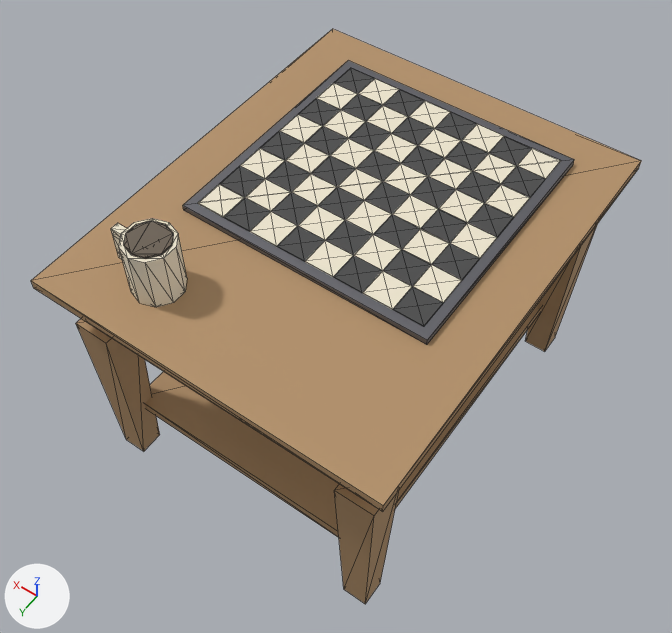
The glTF model assets/models/props/coffee_table.glb, before and after one commit.
The view is the same before and after, from a camera (50 mm lens) standing at (-0.411, 0.607, 1.097) and looking at (0.002, 0.029, 0.188). The axes (+X, +Y, +Z) are drawn at lower left. The lights are the same throughout. The older version comes first. Mesh edges are drawn as thin lines. Vertices at exactly the same position are counted once.

The first picture shows 'CoffeeTable'.
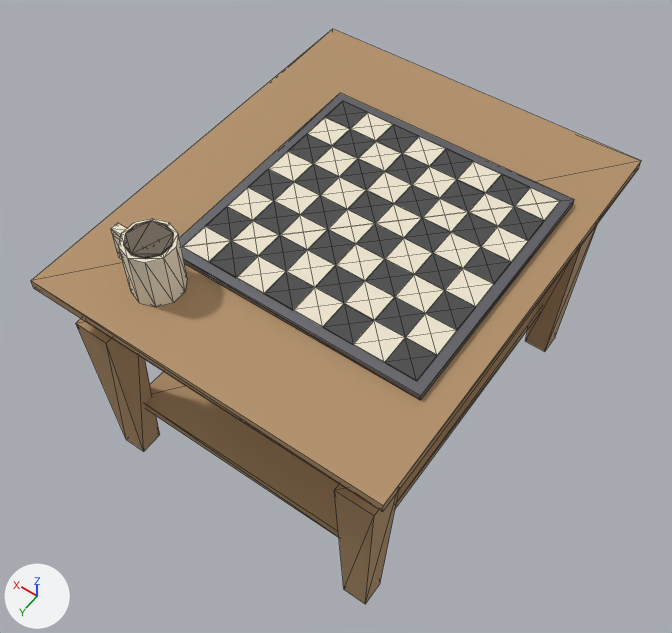
Edits to the scene script, one JSON object a line:
```json
{"block": "me_coffeetable", "where": "# used by ob_coffeetable; location = (0.0, 0.0, 0.0)"}
{"op": "remove", "block": "me_coffeetable", "code": "me_coffeetable.from_pydata(...)  # 408 vertices, 1008 faces; spans x -0.225..0.225, y -0.275..0.275, z 0.0..0.412"}
{"op": "add", "block": "me_coffeetable", "code": "me_coffeetable.from_pydata(...)  # 474 vertices, 1008 faces; spans x -0.225..0.225, y -0.275..0.275, z 0.0..0.412"}
{"block": "me_coffeetable", "change": "me_coffeetable part 1: the loose piece of 8 vertices spanning x -0.15..-0.112, y -0.06..-0.022, z 0.348..0.349 is moved by (-0.03, -0.09, 0.0)"}
{"block": "me_coffeetable", "change": "me_coffeetable part 2: the loose piece of 8 vertices spanning x -0.15..-0.112, y -0.023..0.015, z 0.348..0.349 is moved by (0.007, 0.135, 0.0), in mat_cream (pale yellow #efe6d0)"}
{"block": "me_coffeetable", "change": "me_coffeetable part 3: the loose piece of 8 vertices spanning x 0.112..0.15, y -0.06..-0.022, z 0.348..0.349 is moved by (-0.142, -0.09, 0.0), in mat_cream (pale yellow #efe6d0)"}
{"block": "me_coffeetable", "change": "me_coffeetable part 4: the loose piece of 8 vertices spanning x 0.112..0.15, y -0.023..0.015, z 0.348..0.349 is moved by (-0.105, 0.135, 0.0)"}
{"block": "me_coffeetable", "change": "me_coffeetable part 5: a new loose piece, a box spanning x 0.045..0.0825, y -0.15..-0.1125, z 0.348..0.349, in mat_cream (pale yellow #efe6d0)"}
{"block": "me_coffeetable", "change": "me_coffeetable part 6: a new loose piece, a box spanning x 0.0825..0.12, y 0.1125..0.15, z 0.348..0.349, in mat_cream (pale yellow #efe6d0)"}
{"block": "me_coffeetable", "change": "me_coffeetable part 7: the loose piece of 8 vertices spanning x -0.162..0.162, y -0.222..0.102, z 0.34..0.348 is moved by (-0.03, 0.06, 0.0)"}
{"block": "me_coffeetable", "change": "me_coffeetable part 8: a new loose piece, a box spanning x -0.18..-0.1425, y 0.1125..0.15, z 0.348..0.349, in mat_dartblack (dark grey #4b4b4b)"}
{"block": "me_coffeetable", "change": "me_coffeetable part 9: a new loose piece, a box spanning x -0.1425..-0.105, y -0.15..-0.1125, z 0.348..0.349, in mat_dartblack (dark grey #4b4b4b)"}
{"block": "me_coffeetable", "change": "me_coffeetable part 10: a new loose piece, a box spanning x -0.03..0.0075, y 0.1125..0.15, z 0.348..0.349, in mat_dartblack (dark grey #4b4b4b)"}
{"block": "me_coffeetable", "change": "me_coffeetable part 11: a new loose piece, a box spanning x 0.0075..0.045, y -0.15..-0.1125, z 0.348..0.349, in mat_dartblack (dark grey #4b4b4b)"}
{"block": "me_coffeetable", "change": "me_coffeetable part 12: a new loose piece, a box spanning x 0.045..0.0825, y 0.1125..0.15, z 0.348..0.349, in mat_dartblack (dark grey #4b4b4b)"}
{"block": "me_coffeetable", "change": "me_coffeetable part 13: a new loose piece, a box spanning x 0.0825..0.12, y -0.15..-0.1125, z 0.348..0.349, in mat_dartblack (dark grey #4b4b4b)"}
{"block": "me_coffeetable", "change": "me_coffeetable part 14: the loose piece of 20 vertices spanning x 0.112..0.15, y -0.21..-0.06, z 0.348..0.349 is deleted"}
{"block": "me_coffeetable", "change": "me_coffeetable part 15: 212 vertices removed from x -0.15..0.15, y -0.21..0.09, z 0.348..0.349; 234 vertices added at x -0.18..0.12, y -0.15..0.15, z 0.348..0.349"}
```

Where the change shows, as pixel boxes [x1, y1, x2, y2] in the pictures (672 x 633 px; the box of a moved part takes in the faces that stretch with it):
```json
{"part": 1, "of": "me_coffeetable", "change": "moved or reshaped", "before": [450, 223, 497, 258], "after": [515, 187, 560, 221]}
{"part": 2, "of": "me_coffeetable", "change": "moved or reshaped", "before": [432, 244, 480, 280], "after": [353, 320, 405, 363]}
{"part": 3, "of": "me_coffeetable", "change": "moved or reshaped", "before": [260, 131, 304, 160], "after": [402, 136, 446, 166]}
{"part": 4, "of": "me_coffeetable", "change": "moved or reshaped", "before": [240, 148, 285, 178], "after": [236, 256, 286, 294]}
{"part": 5, "of": "me_coffeetable", "change": "added", "after": [351, 113, 393, 141], "on screen": "pale yellow"}
{"part": 6, "of": "me_coffeetable", "change": "added", "after": [183, 226, 231, 262], "on screen": "pale yellow"}
{"part": 7, "of": "me_coffeetable", "change": "moved or reshaped", "before": [183, 60, 574, 345], "after": [179, 93, 574, 400]}
{"part": 8, "of": "me_coffeetable", "change": "added", "after": [385, 337, 437, 381]}
{"part": 9, "of": "me_coffeetable", "change": "added", "after": [486, 174, 530, 206]}
{"part": 10, "of": "me_coffeetable", "change": "added", "after": [264, 271, 314, 310]}
{"part": 11, "of": "me_coffeetable", "change": "added", "after": [376, 124, 419, 153]}
{"part": 12, "of": "me_coffeetable", "change": "added", "after": [209, 241, 258, 278]}
{"part": 13, "of": "me_coffeetable", "change": "added", "after": [326, 101, 368, 129]}
{"part": 14, "of": "me_coffeetable", "change": "deleted", "before": [280, 68, 375, 143]}
{"part": 15, "of": "me_coffeetable", "change": "moved or reshaped", "before": [198, 79, 560, 327], "after": [206, 117, 544, 355]}
```
